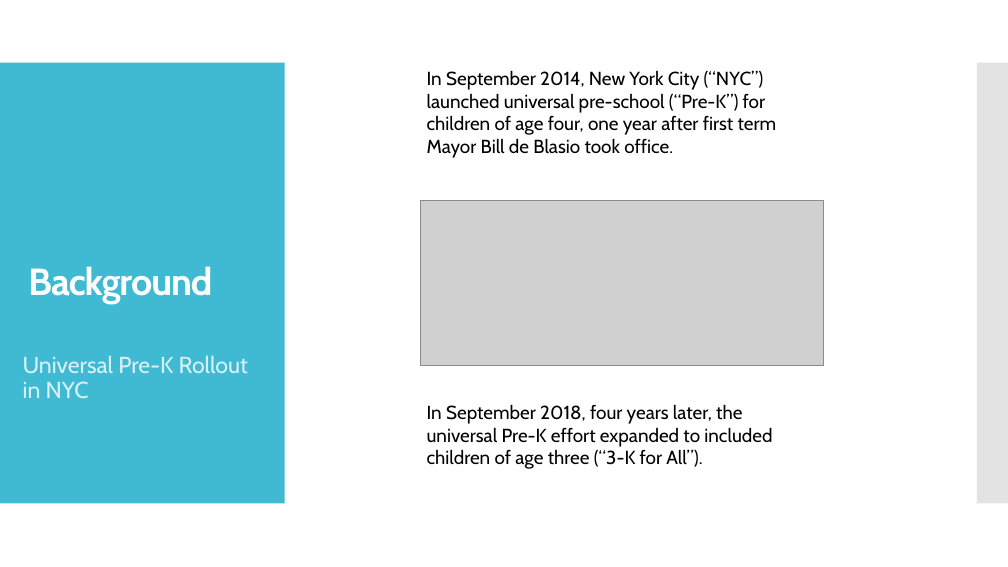
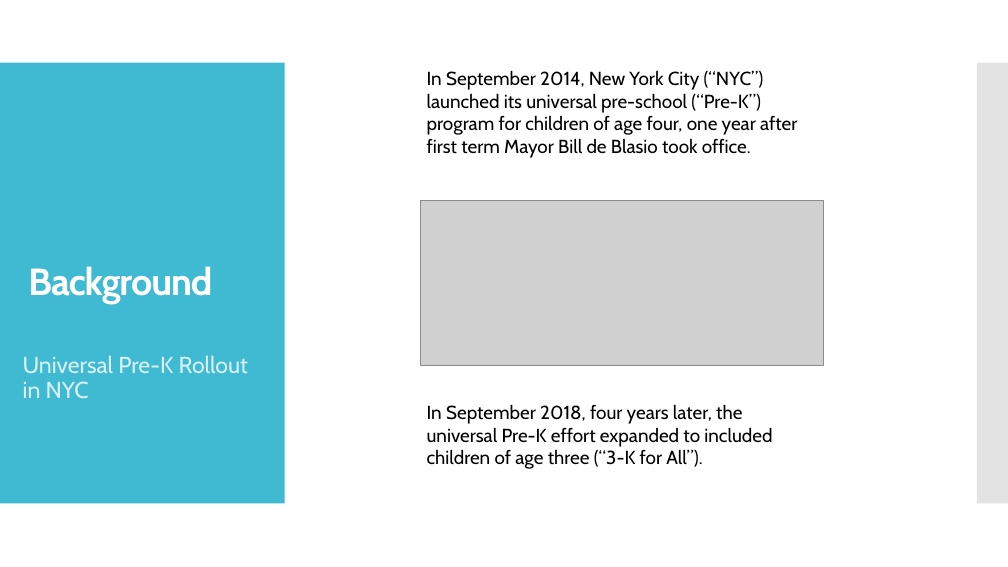
Before and after one commit to jwattier/nycdsa_shiny_proj, a slide deck: slide 4 of presentation/Little Rascals PK Schools in NYC.pptx. Drawn at 1008x567 pixels with LibreOffice and Linux fonts; fonts in the diff are those of the drawing; grey boxes stand for pictures. Boxes give left, top, right and bottom in pixels: in the first picture for what was removed or moved away, otherwise in the second. Text is boxed around its words. In the diff, an @@ line names an element or a change of style, - is before the commit and + after.

```diff
--- a/presentation/Little Rascals PK Schools in NYC.pptx
+++ b/presentation/Little Rascals PK Schools in NYC.pptx
@@ text at [427,70,797,158]: text changed @@
-In September 2014, New York City (“NYC”) launched universal pre-school (“Pre-K”) for children of age four, one year after first term Mayor Bill de Blasio took office.
+In September 2014, New York City (“NYC”) launched its universal pre-school (“Pre-K”) program for children of age four, one year after first term Mayor Bill de Blasio took office.
```
Also in this commit, not shown: 7 other slides changed, 4 other files.
